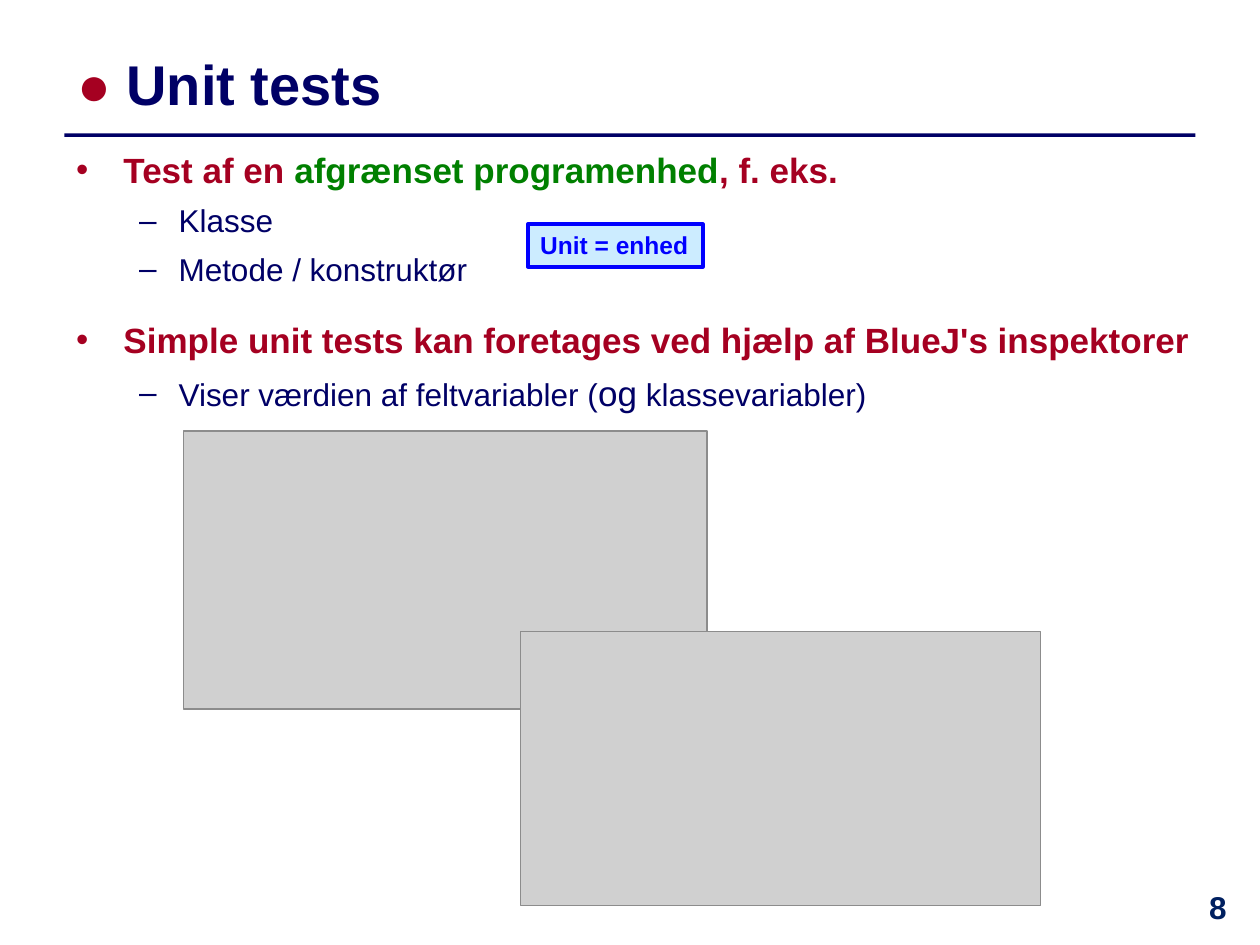
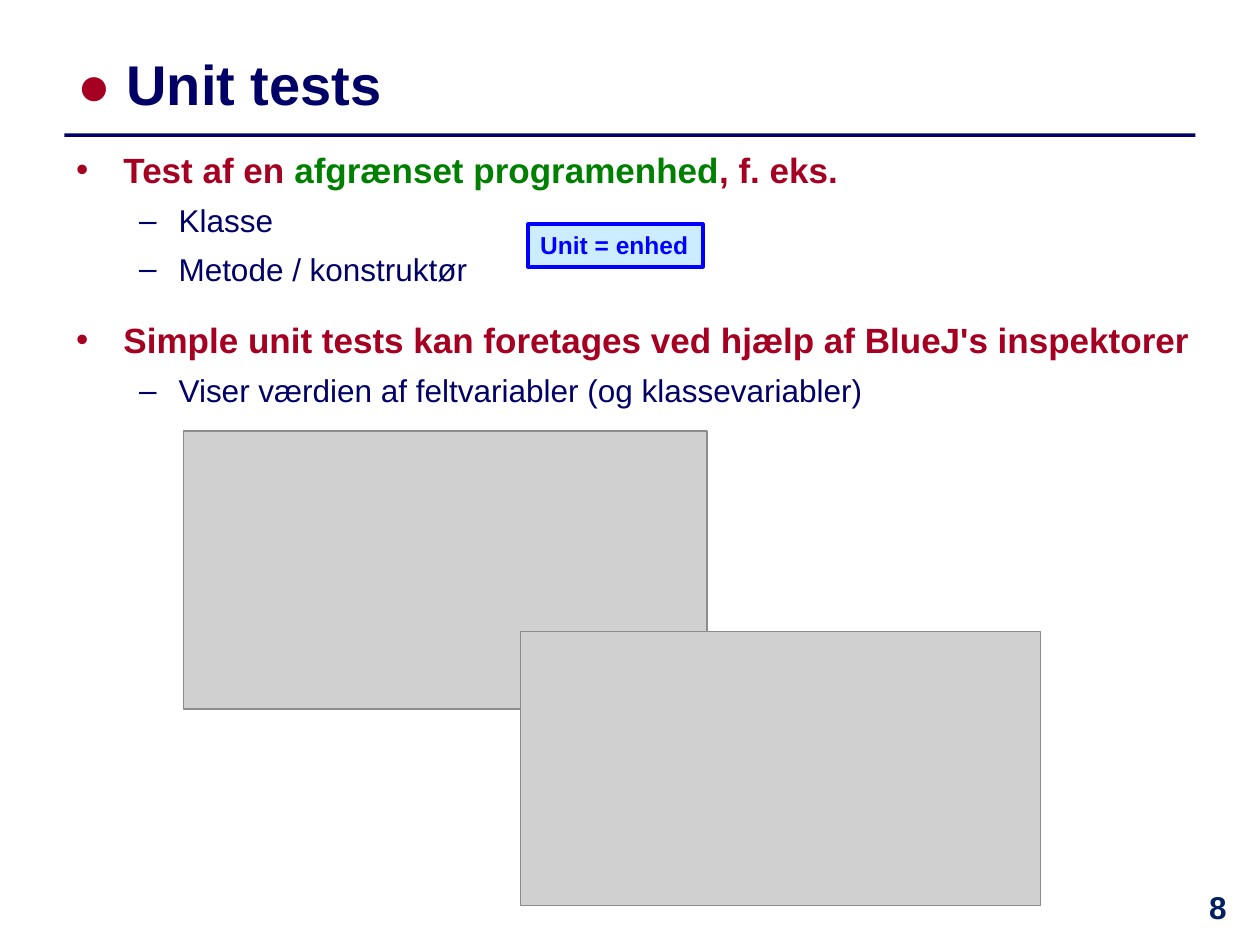
Before and after one commit to IntProgAU/Materiale, a slide deck: slide 8 of web/e22/uge_10/Slides-Uge10.pptx. Drawn at 1260x945 pixels with LibreOffice and Linux fonts; fonts in the diff are those of the drawing; grey boxes stand for pictures. Boxes give left, top, right and bottom in pixels: in the first picture for what was removed or moved away, otherwise in the second. Text is boxed around its words. In the diff, an @@ line names an element or a change of style, - is before the commit and + after.

```diff
--- a/web/e22/uge_10/Slides-Uge10.pptx
+++ b/web/e22/uge_10/Slides-Uge10.pptx
@@ text at <box>179,379,862,408</box>: size 20 to 18 pt in "(og" @@
```
Also in this commit, not shown: 5 other slides changed, 1 other file.
